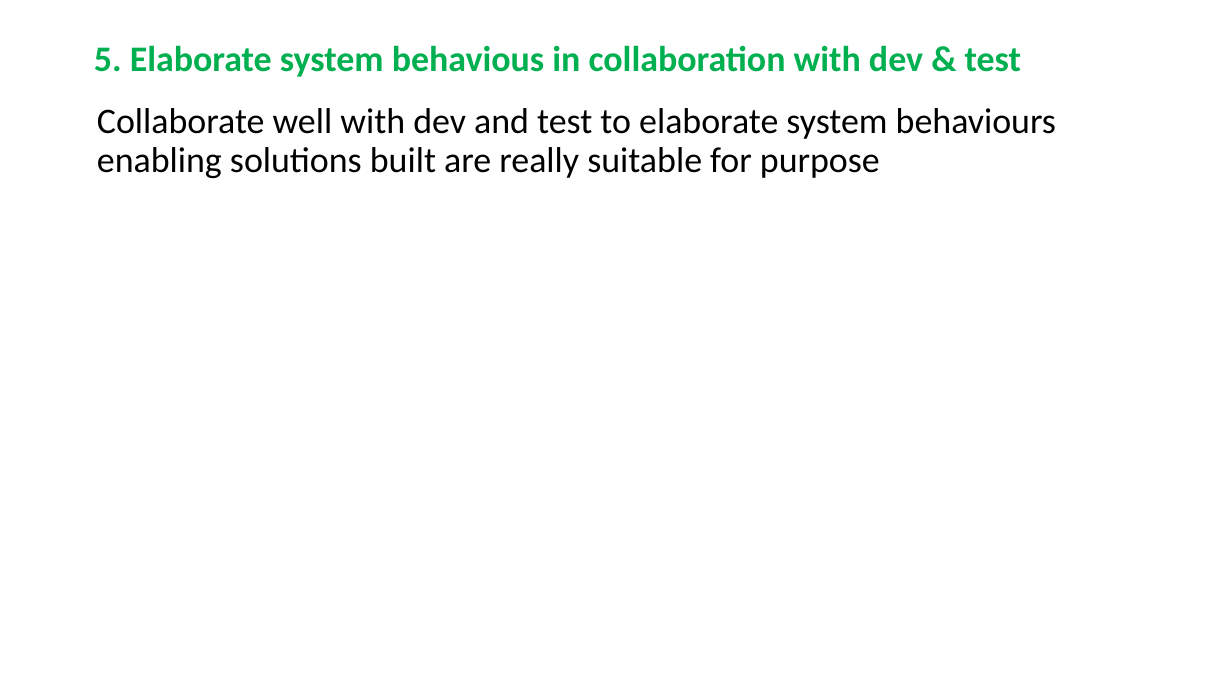
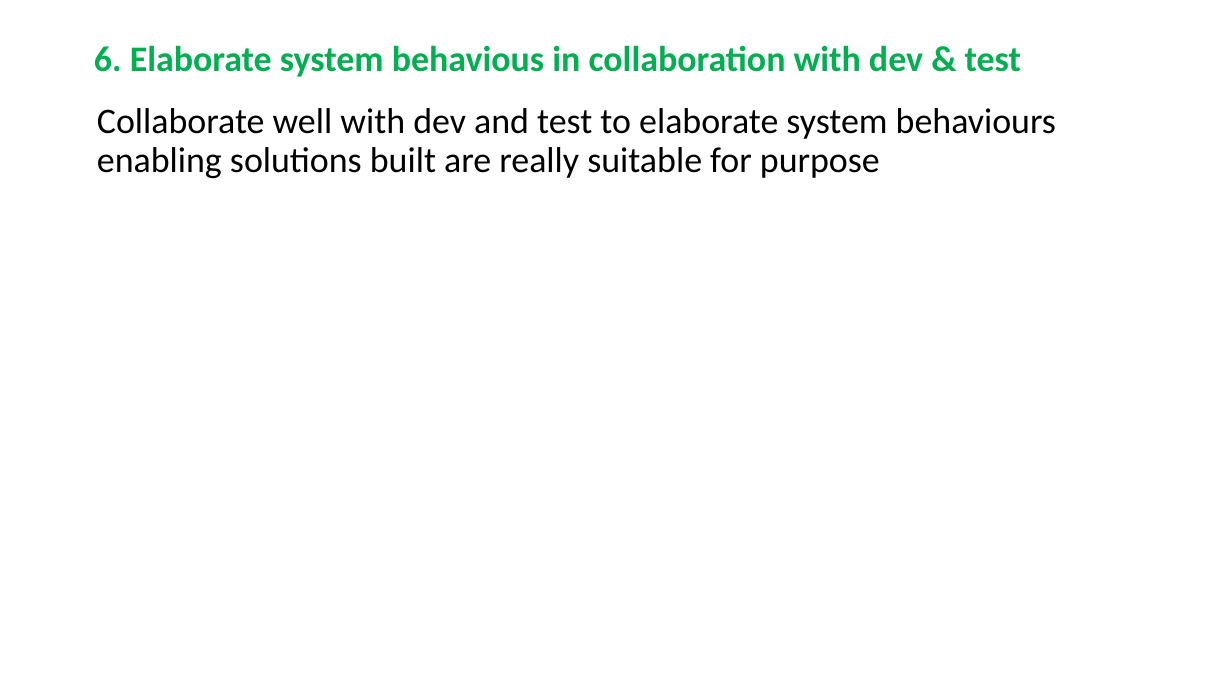
Before and after one commit to RaghavanKasthuri/Industry-Best-Practices, a slide deck: slide 7 of Business Analysis Best Practices.pptx (slide 6 before the commit). Drawn at 1232x693 pixels with LibreOffice and Linux fonts; fonts in the diff are those of the drawing. Boxes give left, top, right and bottom in pixels: in the first picture for what was removed or moved away, otherwise in the second. Text is boxed around its words. In the diff, an @@ line names an element or a change of style, - is before the commit and + after.

```diff
--- a/Business Analysis Best Practices.pptx
+++ b/Business Analysis Best Practices.pptx
@@ title at bbox=[94, 45, 1021, 77]: text changed @@
-5. Elaborate system behavious in collaboration with dev & test
+6. Elaborate system behavious in collaboration with dev & test
```
Also in this commit, not shown: 2 other slides changed, 2 slides added, 1 slide removed, 1 other file.
